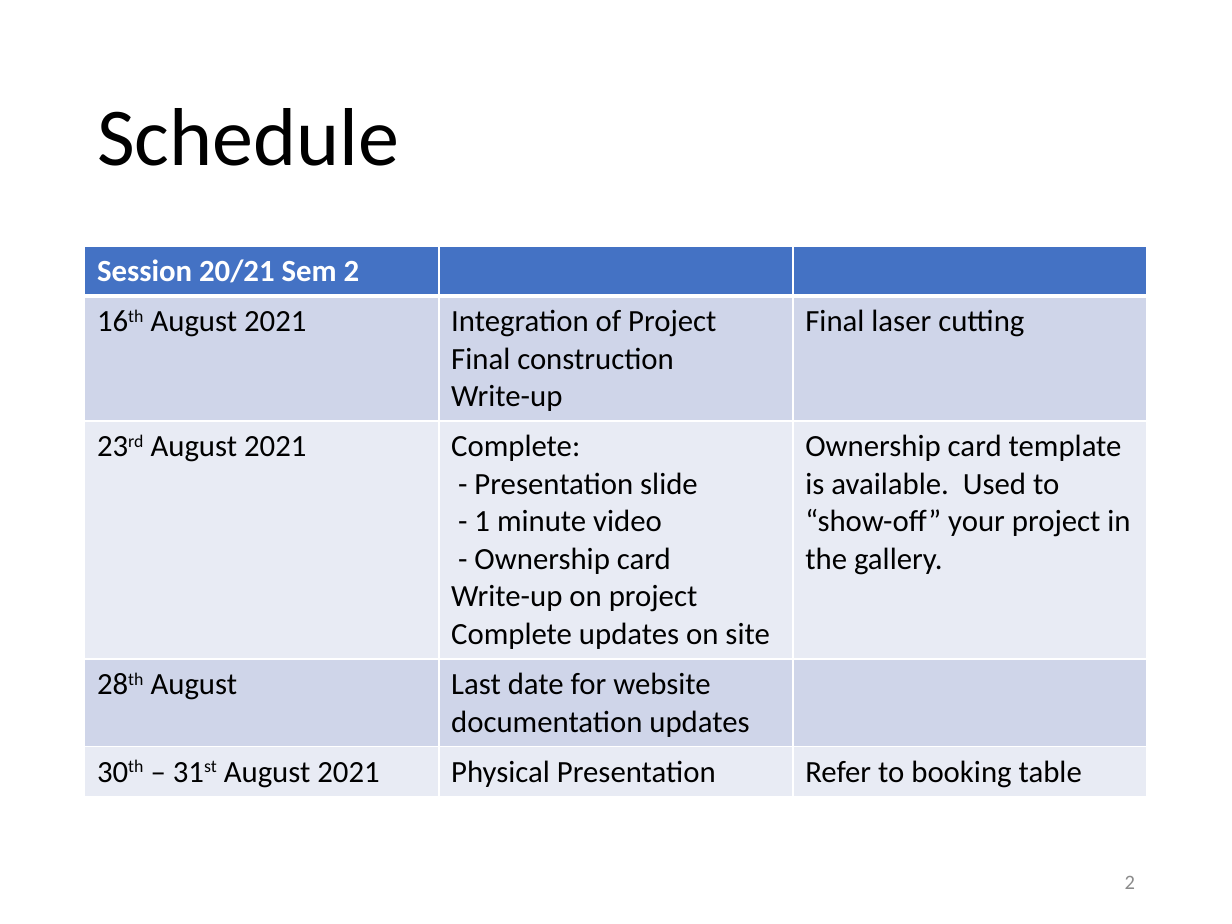
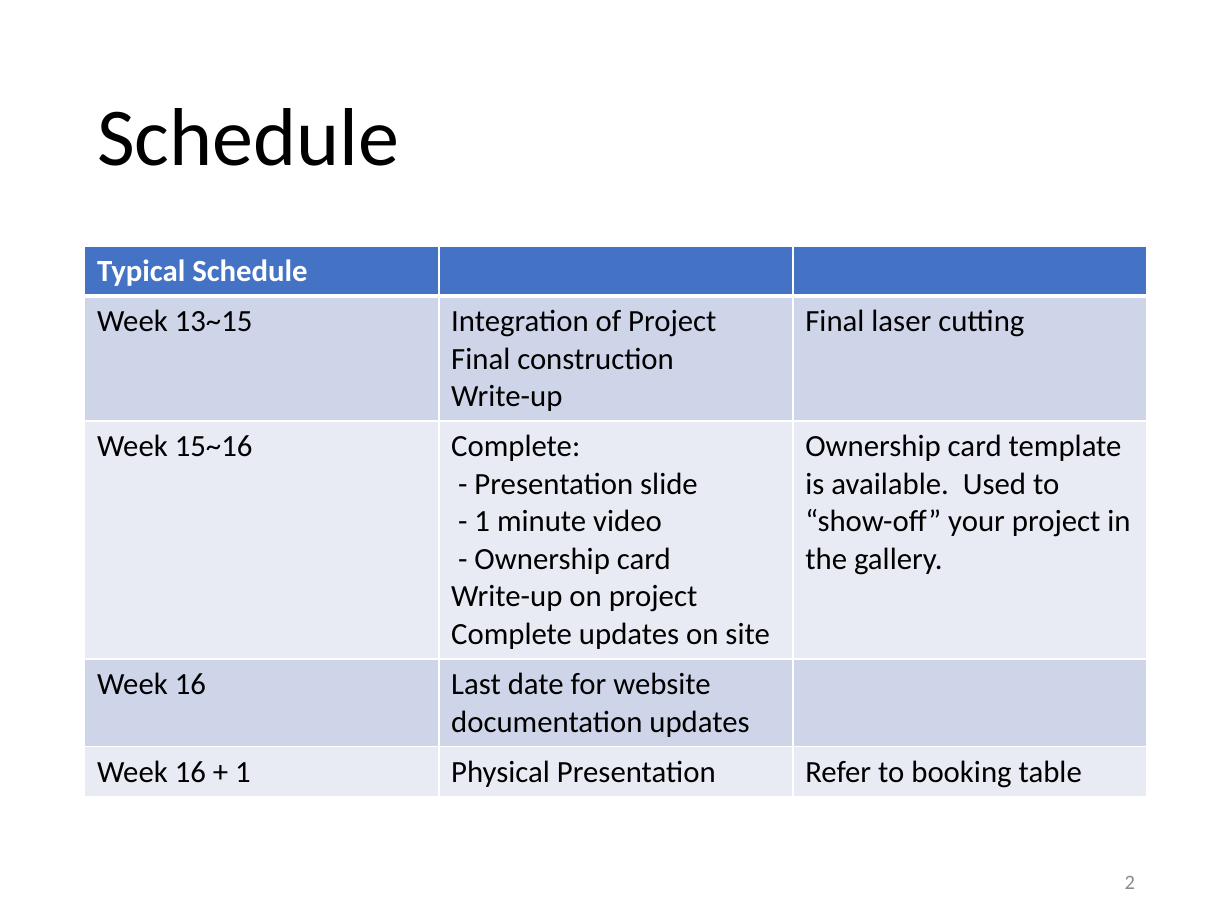
Before and after one commit to RDorville/digfab, a slide deck: slide 2 of presentations/ep1000_finalpresentation/ep1000_finalpresentation.pptx. Drawn at 1232x924 pixels with LibreOffice and Linux fonts; fonts in the diff are those of the drawing; background and template pictures are left out. Boxes give left, top, right and bottom in pixels: in the first picture for what was removed or moved away, otherwise in the second. Text is boxed around its words. In the diff, an @@ line names an element or a change of style, - is before the commit and + after.

Commit message:
updated final presentation for 2022 S2

```diff
--- a/presentations/ep1000_finalpresentation/ep1000_finalpresentation.pptx
+++ b/presentations/ep1000_finalpresentation/ep1000_finalpresentation.pptx
@@ table at [85, 246, 1149, 792] @@
-row 1, column 1: Session 20/21 Sem 2
+row 1, column 1: Typical Schedule
-row 2, column 1: 16th August 2021
+row 2, column 1: Week 13~15
-row 3, column 1: 23rd August 2021
+row 3, column 1: Week 15~16
-row 4, column 1: 28th August
+row 4, column 1: Week 16
-row 5, column 1: 30th – 31st August 2021
+row 5, column 1: Week 16 + 1
```
Also in this commit, not shown: 2 other slides changed, 1 slide added, 4 other files.
